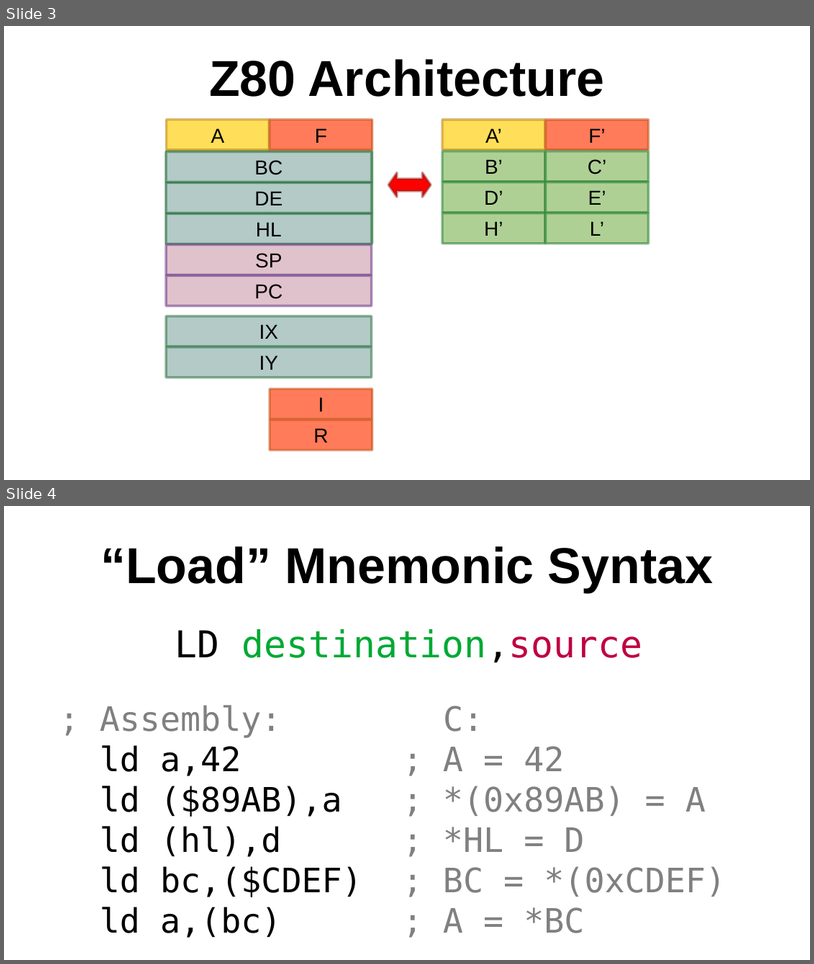
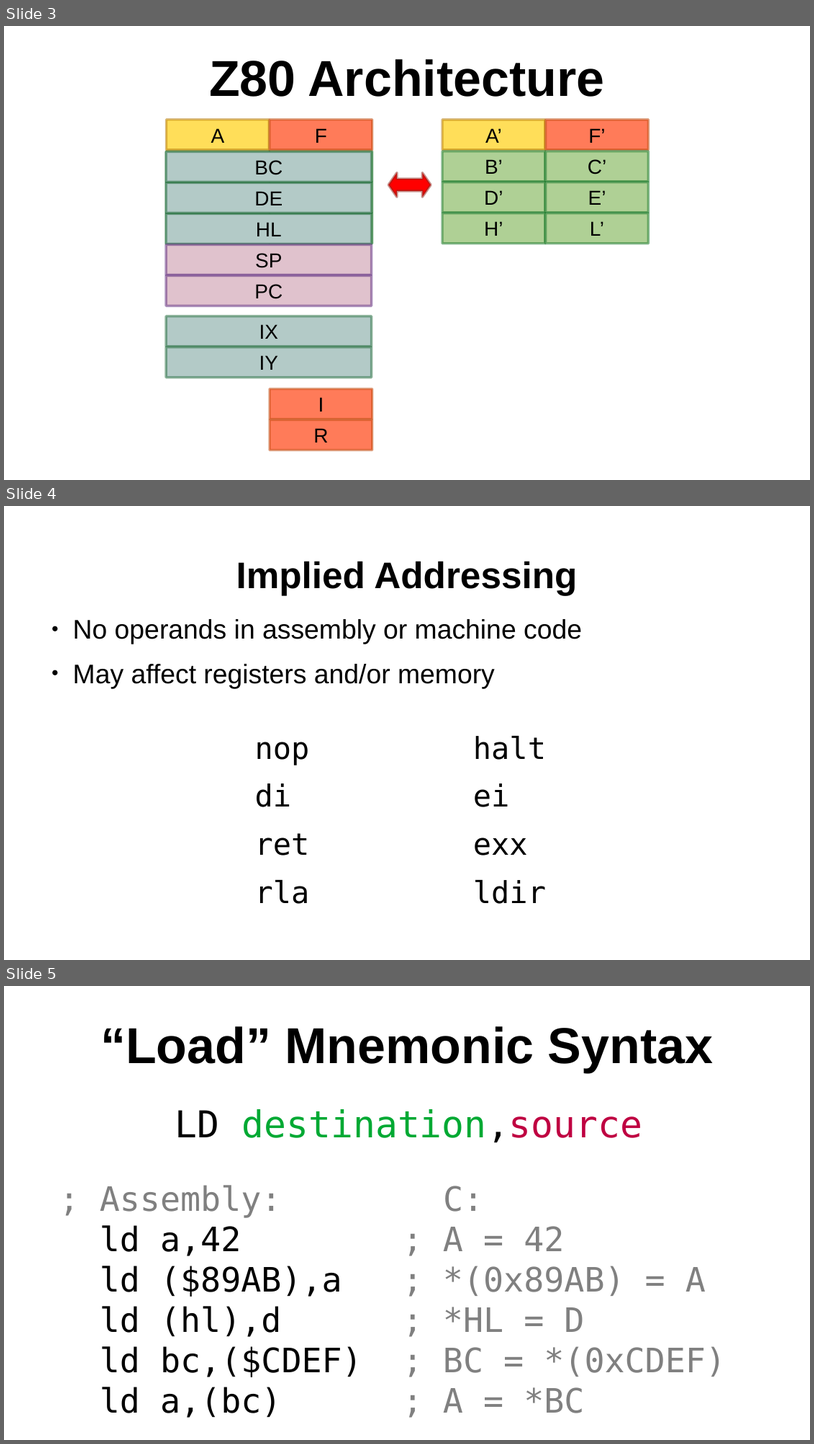
Before and after one commit to SlithyMatt/zxs-assembly-tutorial, a slide deck: Lesson2/Lesson2.odp. Shown one above the other, each under a label of ours: slides 3 and 4 before the commit, slides 3, 4 and 5 after it. The pictures are 814x964 and 814x1444 pixels, drawn with LibreOffice and Linux fonts; fonts in the diff are those of the drawing. Boxes give left, top, right and bottom in pixels: in the first picture for what was removed or moved away, otherwise in the second. Text is boxed around its words. In the diff, an @@ line names an element or a change of style, - is before the commit and + after.

```diff
--- a/Lesson2/Lesson2.odp
+++ b/Lesson2/Lesson2.odp
@@ slide 4 added at (4, 506, 810, 960), background #FFFFFF @@
@@ title added at (237, 561, 577, 596), 44 pt, text #000000, bold @@
+Implied Addressing
@@ text added at (73, 619, 582, 903), 32 pt, text #000000 @@
+● No operands in assembly or machine code
+● May affect registers and/or memory
+nop halt
+di ei
+ret exx
+rla ldir
@@ what was slide 4 is now slide 5 @@
```
Also in this commit, not shown: 2 slides changed, 12 other slides added.
